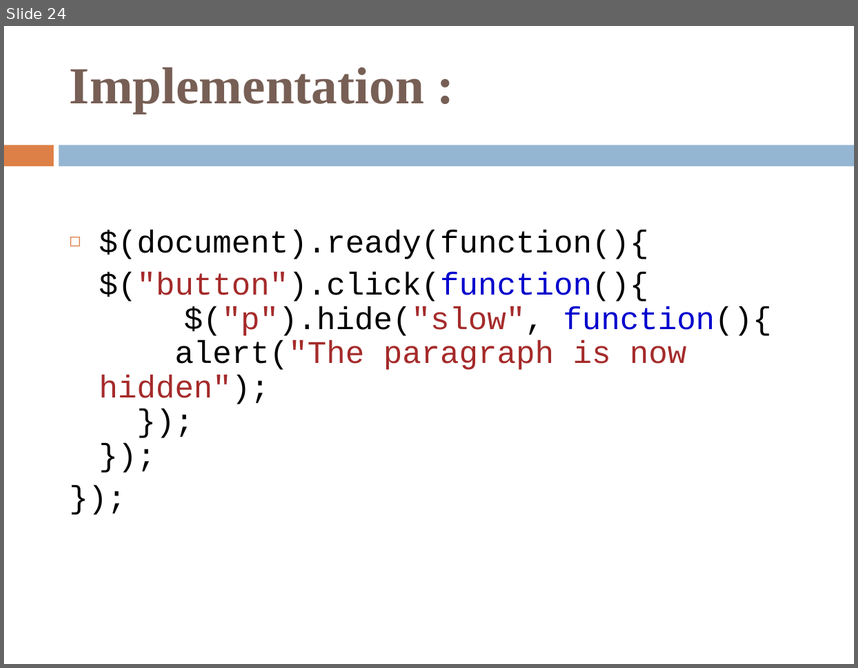
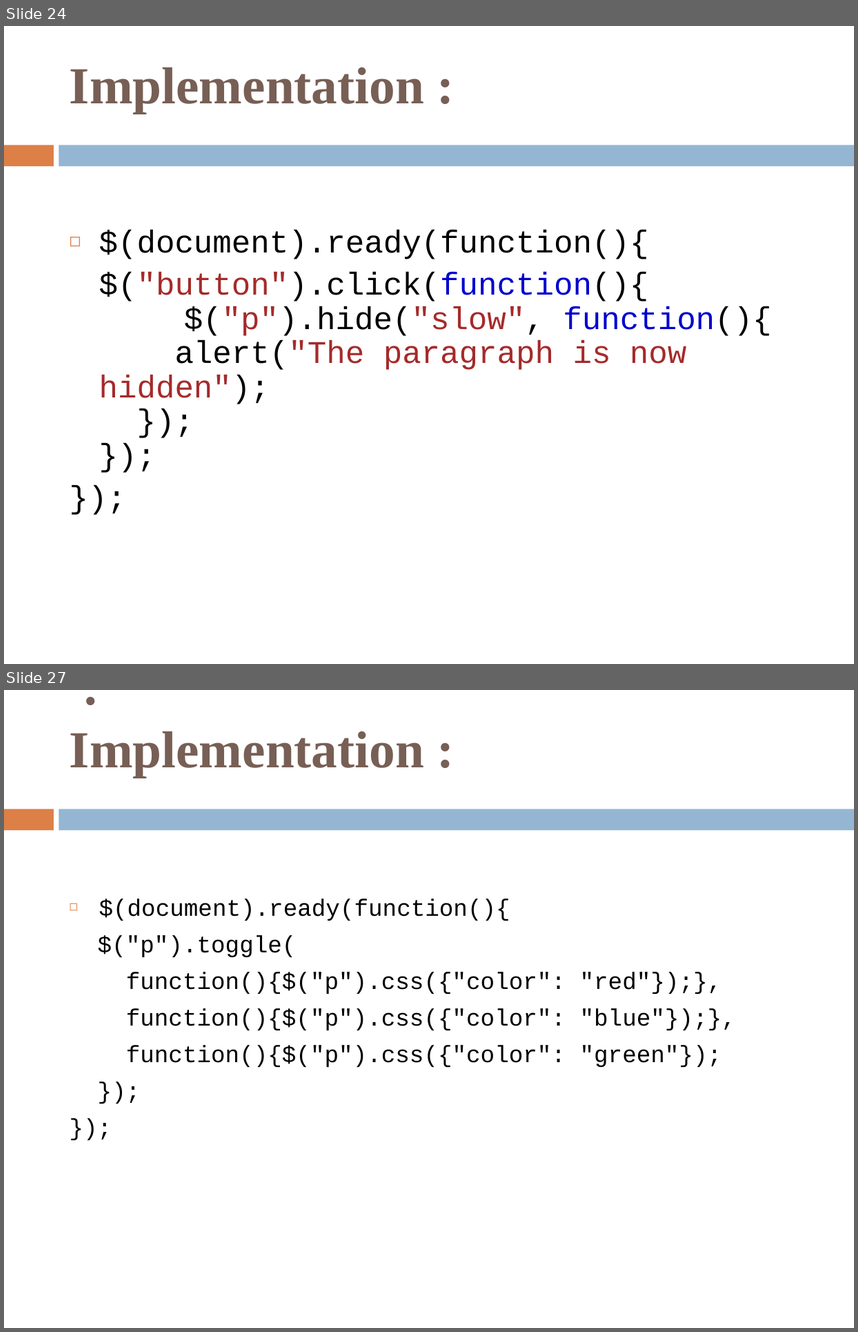
Before and after one commit to KinjalThakar/Intership-phase-2, a slide deck: jQuery.ppt. Shown one above the other, each under a label of ours: slide 24 before the commit, slides 24 and 27 after it; the slides between them are not shown. The pictures are 858x668 and 858x1332 pixels, drawn with LibreOffice and Linux fonts; fonts in the diff are those of the drawing. Boxes give left, top, right and bottom in pixels: in the first picture for what was removed or moved away, otherwise in the second. Text is boxed around its words. In the diff, an @@ line names an element or a change of style, - is before the commit and + after.

```diff
--- a/jQuery.ppt
+++ b/jQuery.ppt
@@ slide 27 added at box(4, 690, 854, 1328), background #FFFFFF; not listed: 2 template elements that a slide beside it also shows @@
@@ title added at box(70, 731, 424, 777), 44 pt, text #775F55, bold @@
+:
+Implementation :
@@ text added at box(98, 898, 736, 1067), 20 pt, text #000000 @@
+◻ $(document).ready(function(){
+$("p").toggle(
+function(){$("p").css({"color": "red"});},
+function(){$("p").css({"color": "blue"});},
+function(){$("p").css({"color": "green"});
+});
+});
```
Also in this commit, not shown: 10 other slides added.
